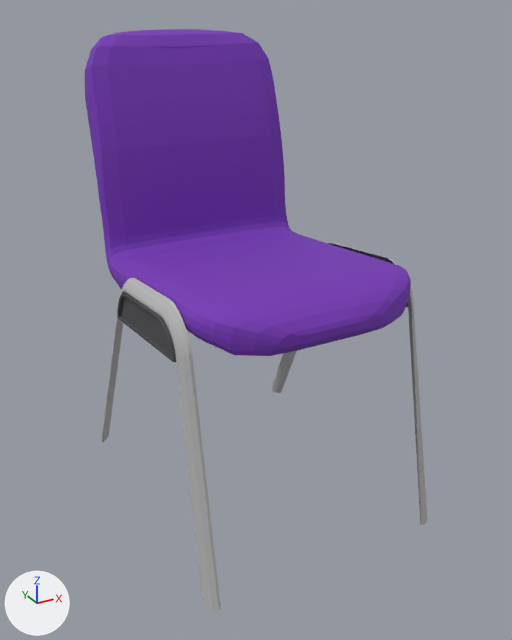
Renders of the OBJ model assets/chair-purple.obj from each side of a commit.
Both versions are drawn from a 50 mm camera at (-0.689, -1.221, 0.465) aimed at (0.009, 0.048, -0.169). The lights are fixed; the arrows at lower left show +X, +Y and +Z. Where no turn or scale is listed for an object, it has been applied to the vertices.

Objects in the first picture: 'Chair_001', 'Chair_001.001', 'Chair_001.002'.
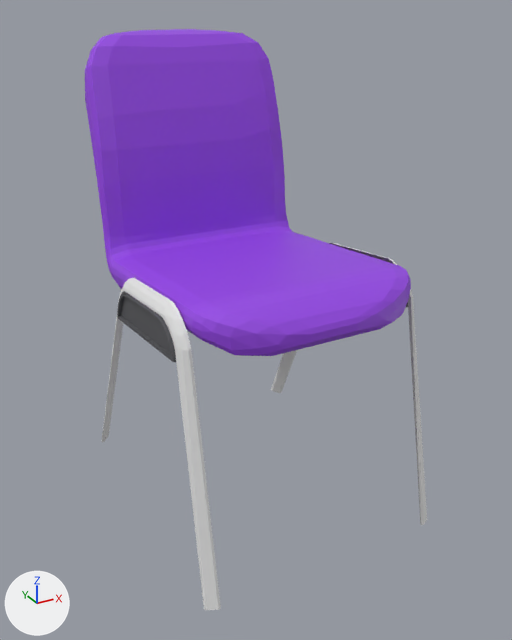
The change, as JSON lines over the scene's bpy script:
```json
{"op": "set", "path": "mat_purple_001.base_color", "old": "(0.183, 0.0372, 0.473)", "new": "(0.309, 0.0628, 0.8)", "note": "purple #7736b7 -> purple #9747e7"}
{"op": "set", "path": "mat_material.base_color", "old": "(0.473, 0.473, 0.473)", "new": "(0.8, 0.8, 0.8)", "note": "grey #b7b7b7 -> white #e7e7e7"}
```

Changed parts and their boxes [x1, y1, x2, y2] in the pictures (512 x 640 px):
```json
{"object": "Chair_001", "change": "recoloured", "before": [85, 29, 411, 356], "after": [85, 29, 411, 356]}
{"object": "Chair_001.002", "change": "recoloured", "before": [101, 243, 427, 611], "after": [101, 243, 427, 611]}
```
